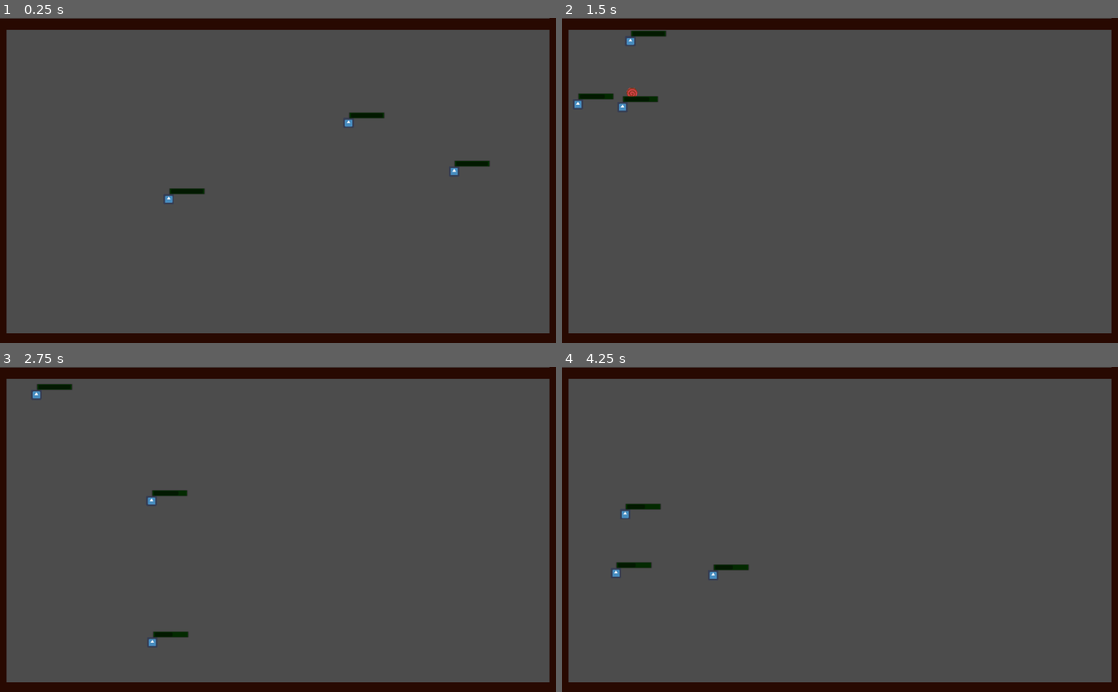
Above: before the commit, frames 1-4 (two rows, left to right).
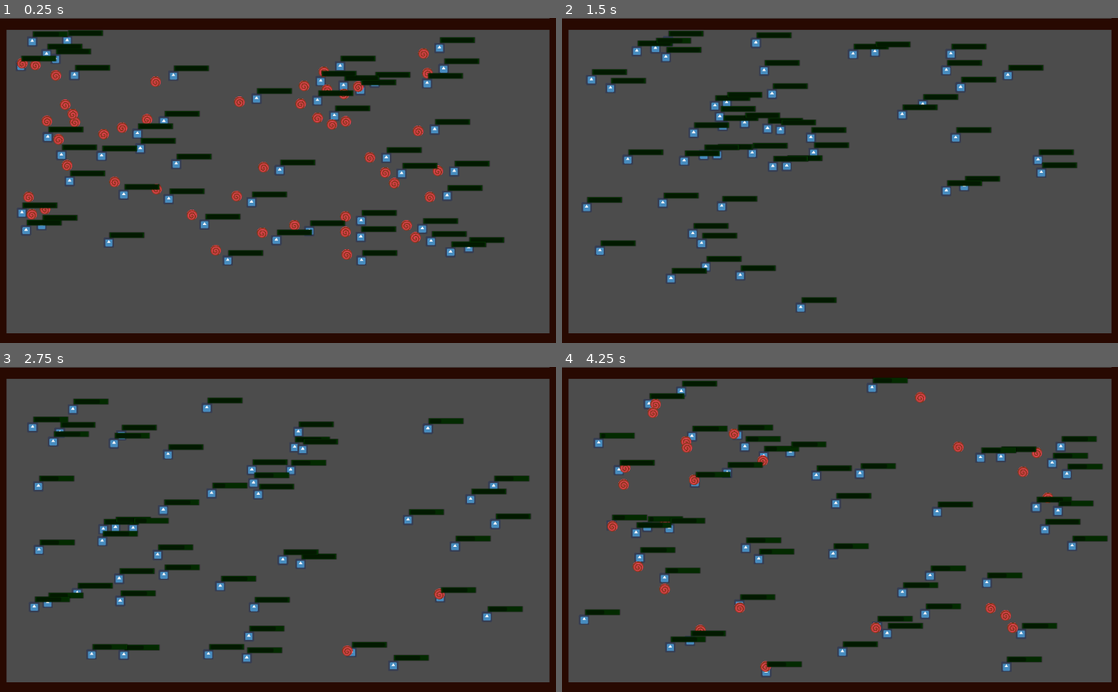
Above: after the commit, the same moments.

Repository: nikifaets/Evolution
Game: Godot game, scene res://World/World.tscn
The game is run twice, just before and just after one commit, with the same random seed, the same clock (stepped at 60 frames per second) and the same inputs. The engine's default icon, where the game draws it, is replaced by a stand-in: a white triangle on a blue panel in a dark square.
Inputs:
- Up to frame 1 (0.25 s): no input
- Up to frame 2 (1.5 s): no input
- Up to frame 3 (2.75 s): no input
- Up to frame 4 (4.25 s): no input

The runs differ from the first frame. In frame 1, 9.2% of the frame differs, in the area x 3-91%, y 3-76%; in frame 2, 7.2%; in frame 3, 7.3%; in frame 4, 8.1%.

Commit message:
added sprites for warrior and mage class

Diff:
--- a/Individual/RangedAttackRange.gd
+++ b/Individual/RangedAttackRange.gd
@@ -10,7 +10,6 @@
 
 	if body.get_collision_layer_bit(0) and body != owner:
 
-		#print("adding body ", body)
 		targets_in_range.append(body)
 
 
--- a/World/World.tscn
+++ b/World/World.tscn
@@ -1,24 +1,9 @@
-[gd_scene load_steps=4 format=2]
+[gd_scene load_steps=3 format=2]
 
 [ext_resource path="res://Environment/Wall.tscn" type="PackedScene" id=1]
 [ext_resource path="res://World/IndividualsController.gd" type="Script" id=2]
 
-[sub_resource type="GDScript" id=1]
-script/source = "extends Node2D
-
-# Declare member variables here. Examples:
-# var a = 2
-# var b = \"text\"
-
-# Called when the node enters the scene tree for the first time.
-func _ready():
-	pass # Replace with function body.
-
-
-"
-
 [node name="World" type="Node2D"]
-script = SubResource( 1 )
 
 [node name="Walls" type="Node" parent="."]
 
@@ -42,4 +27,4 @@
 
 [node name="IndividualsController" type="Node" parent="."]
 script = ExtResource( 2 )
-INDIVIDUALS_AMOUNT = 3
+INDIVIDUALS_AMOUNT = 50
Binary file added: Sprites/Mage/Cast.png
Not shown, added: Sprites/Mage/Cast.png.import
Binary file added: Sprites/Mage/Idle.png
Not shown, added: Sprites/Mage/Idle.png.import
Binary file added: Sprites/Warrior/Attack.png
Not shown, added: Sprites/Warrior/Attack.png.import
Binary file added: Sprites/Warrior/Idle.png
Not shown, added: Sprites/Warrior/Idle.png.import
